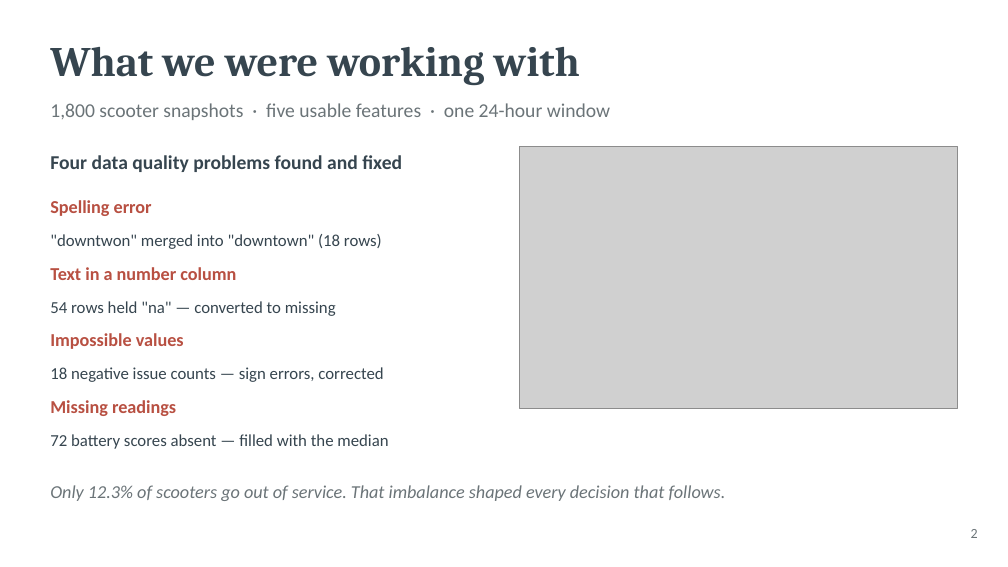
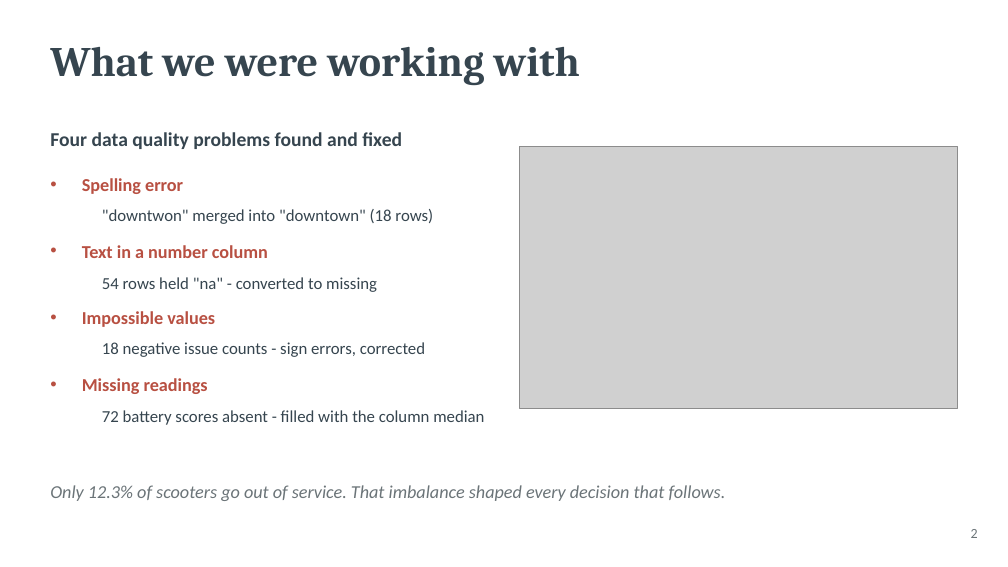
Before and after one commit to nikhilbansal034/pythontutedude, a slide deck: slide 2 of datacamp project/scooter_reliability_presentation.pptx. Drawn at 1008x567 pixels with LibreOffice and Linux fonts; fonts in the diff are those of the drawing; grey boxes stand for pictures. Boxes give left, top, right and bottom in pixels: in the first picture for what was removed or moved away, otherwise in the second. Text is boxed around its words. In the diff, an @@ line names an element or a change of style, - is before the commit and + after.

```diff
--- a/datacamp project/scooter_reliability_presentation.pptx
+++ b/datacamp project/scooter_reliability_presentation.pptx
@@ text removed at box(50, 103, 610, 120) @@
-1,800 scooter snapshots · five usable features · one 24-hour window
@@ text "Spelling error": place and size @@
-text "Spelling error" at box(50, 200, 152, 216)
+text "Spelling error" at box(82, 178, 183, 194)
@@ text ""downtwon" merged into "downtown" (18 ...": place and size @@
-text ""downtwon" merged into "downtown" (18 ..." at box(50, 234, 382, 249)
+text ""downtwon" merged into "downtown" (18 ..." at box(102, 209, 433, 224)
@@ text at box(102, 277, 377, 292): text changed @@
-54 rows held "na" — converted to missing
+54 rows held "na" - converted to missing
@@ text "Impossible values": place and size @@
-text "Impossible values" at box(50, 333, 184, 349)
+text "Impossible values" at box(82, 311, 215, 327)
@@ text at box(102, 342, 425, 357): text changed @@
-18 negative issue counts — sign errors, corrected
+18 negative issue counts - sign errors, corrected
@@ 3 texts: place and size @@
-3 texts at box(50, 155, 402, 416)
+3 texts at box(50, 132, 402, 394)
@@ bullet none to • in 4 elements at box(82, 178, 183, 194), box(82, 245, 268, 258), box(82, 311, 215, 327), box(82, 378, 208, 394) @@
@@ text at box(102, 410, 484, 425): text changed @@
-72 battery scores absent — filled with the median
+72 battery scores absent - filled with the column median
```
Also in this commit, not shown: 6 other slides changed, 1 slide removed.
